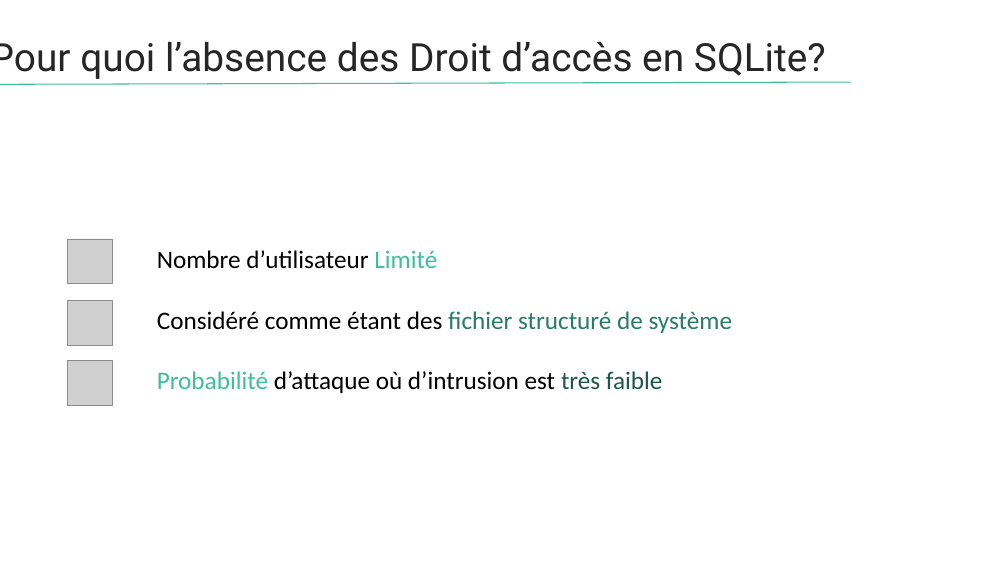
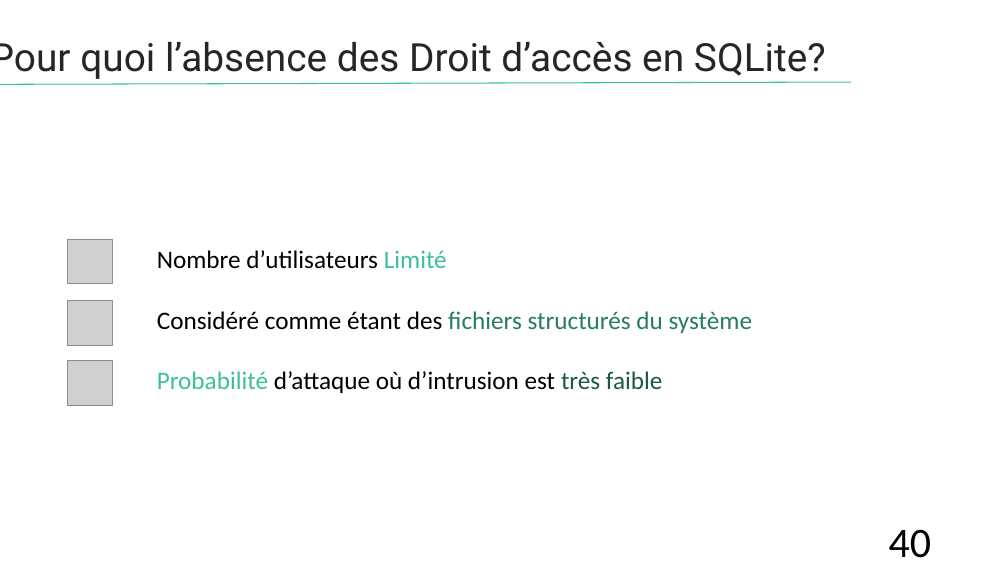
Before and after one commit to HouariZegai/academic-projects, a slide deck: slide 40 of Architecture SGBD/Project/presentation/Presentation-projet-SQLite.pptx. Drawn at 1008x567 pixels with LibreOffice and Linux fonts; fonts in the diff are those of the drawing; grey boxes stand for pictures. Boxes give left, top, right and bottom in pixels: in the first picture for what was removed or moved away, otherwise in the second. Text is boxed around its words. In the diff, an @@ line names an element or a change of style, - is before the commit and + after.

```diff
--- a/Architecture SGBD/Project/presentation/Presentation-projet-SQLite.pptx
+++ b/Architecture SGBD/Project/presentation/Presentation-projet-SQLite.pptx
@@ text at box(157, 250, 447, 269): text changed @@
-Nombre d’utilisateur Limité
+Nombre d’utilisateurs Limité
@@ text at box(157, 311, 752, 333): text changed @@
-Considéré comme étant des fichier structuré de système
+Considéré comme étant des fichiers structurés du système
@@ page number added at box(889, 529, 932, 558), 40 pt, text #000000 @@
+40
```
Also in this commit, not shown: 46 other slides changed, 32 other files.
